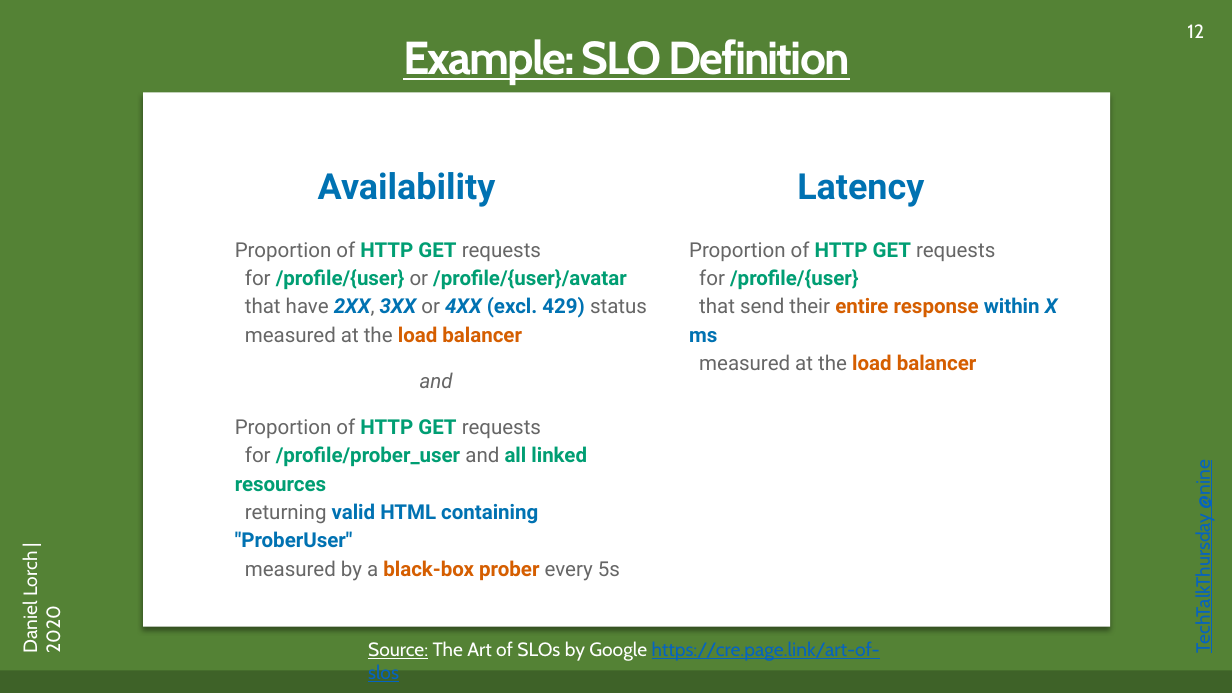
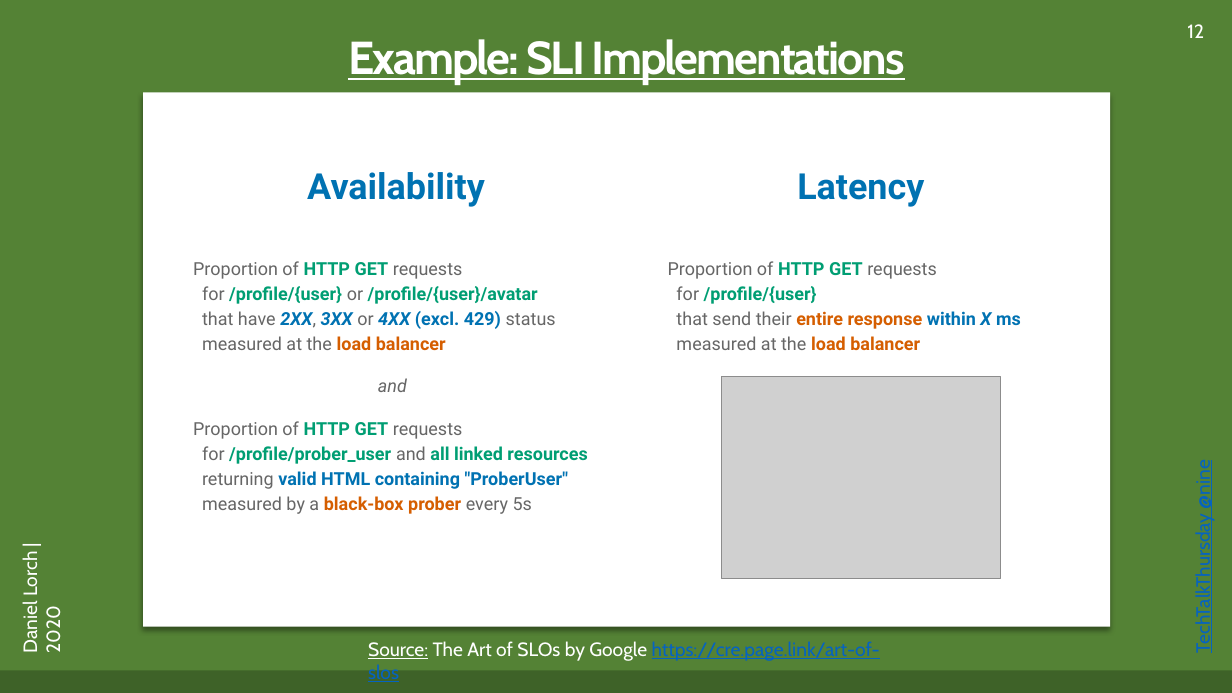
Before and after one commit to dlorch/presentations, a slide deck: slide 12 of 2020-site-reliability-engineering-sli-slo-error-budgets-techtalkthursday-nine/SRE-SLI-SLO-Error-Budgets_Lorch-20200722.pptx. Drawn at 1232x693 pixels with LibreOffice and Linux fonts; fonts in the diff are those of the drawing; grey boxes stand for pictures. Boxes give left, top, right and bottom in pixels: in the first picture for what was removed or moved away, otherwise in the second. Text is boxed around its words. In the diff, an @@ line names an element or a change of style, - is before the commit and + after.

```diff
--- a/2020-site-reliability-engineering-sli-slo-error-budgets-techtalkthursday-nine/SRE-SLI-SLO-Error-Budgets_Lorch-20200722.pptx
+++ b/2020-site-reliability-engineering-sli-slo-error-budgets-techtalkthursday-nine/SRE-SLI-SLO-Error-Budgets_Lorch-20200722.pptx
@@ text at box(348, 39, 905, 85): text changed @@
-Example: SLO Definition
+Example: SLI Implementations
@@ text "Availability": place and size @@
-text "Availability" at box(318, 172, 496, 207)
+text "Availability" at box(307, 172, 485, 207)
@@ text "Proportion of HTTP GET requests ...": place and size @@
-text "Proportion of HTTP GET requests ..." at box(235, 241, 647, 581)
+text "Proportion of HTTP GET requests ..." at box(193, 261, 587, 514)
@@ text "Proportion of HTTP GET requests ..." at box(193, 261, 587, 514): size 16 to 14 pt @@
@@ text "Proportion of HTTP GET requests ..." at box(668, 261, 1021, 350): size 16 to 14 pt @@
@@ text "Proportion of HTTP GET requests ...": place and size @@
-text "Proportion of HTTP GET requests ..." at box(689, 241, 1058, 371)
+text "Proportion of HTTP GET requests ..." at box(668, 261, 1021, 350)
@@ picture added at box(721, 377, 1001, 579) @@
```
Also in this commit, not shown: 1 other slide changed, 1 slide added, 1 other file.
